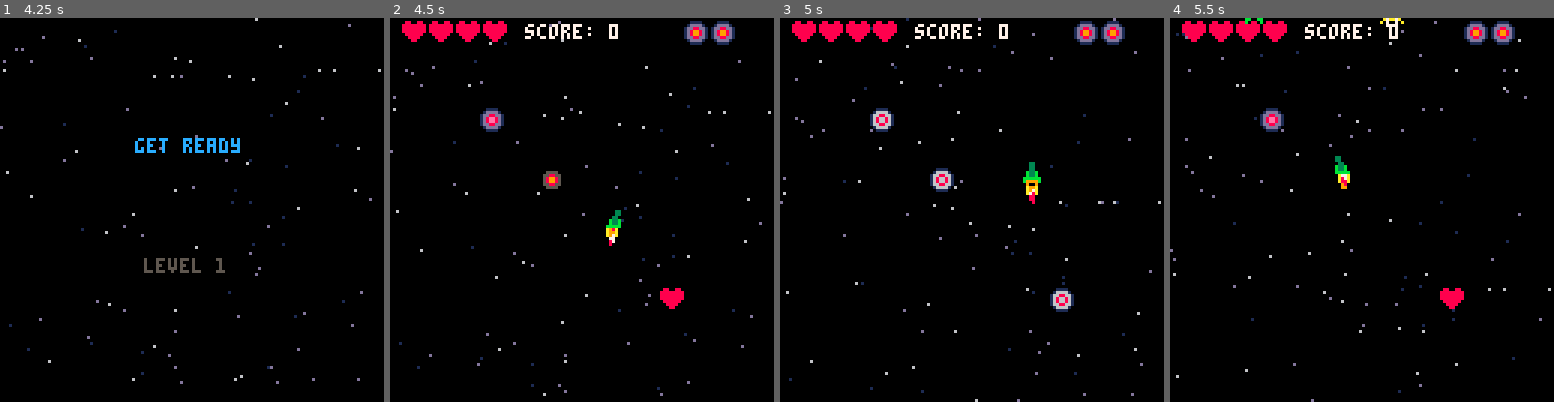
Above: before the commit, frames 1-4 (left to right).
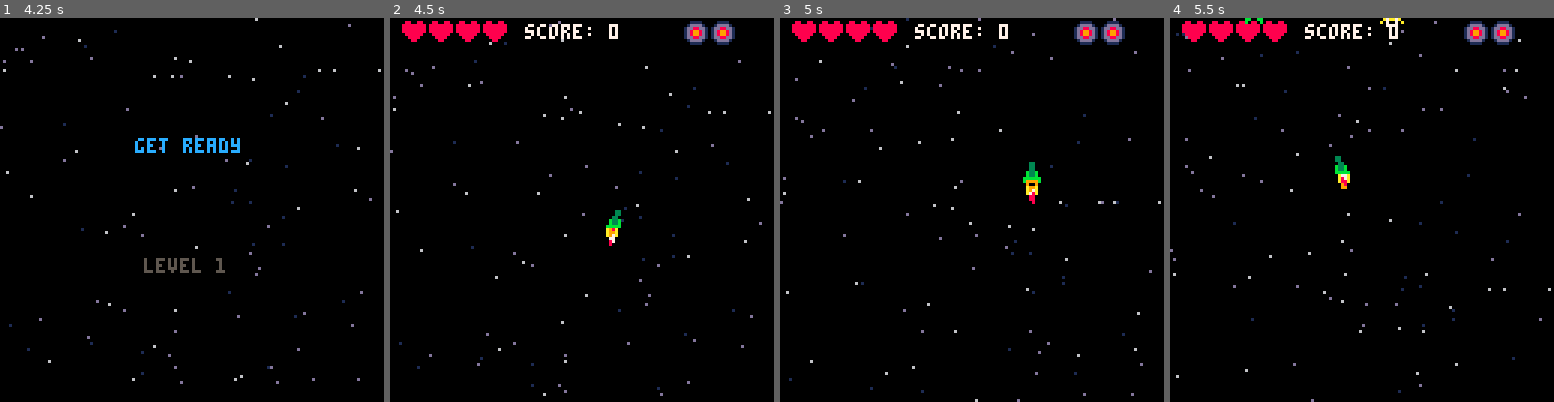
Above: after the commit, the same moments.

Repository: mathyousee/theyre-coming-p8
Game: PICO-8 cartridge theyrecoming.p8
Same seed, same stepped clock (60 frames per second), same inputs: the game is played once before the commit and once after it.
Inputs:
- Up to frame 1 (4.25 s): tap X (X key) at 0.33, 1.07, 1.85, 2.97, 4.08 s; tap O (Z key) at 0.7, 1.7, 2.1, 2.5, 2.9, 3.3, 3.7, 4.1 s; hold Right 1.6-2.1 s; hold Up 2.15-2.42 s; hold Right 2.47-3.03 s; hold Left 3.08-3.58 s; hold Down 3.63-3.97 s; hold Right from 4.02 s (still down)
- Up to frame 2 (4.5 s): keep holding Right
- Up to frame 3 (5 s): tap O (Z key) at 4.5, 4.9 s; release Right at 4.68 s; hold Up from 4.73 s (still down)
- Up to frame 4 (5.5 s): release Up at 5.03 s; hold Left from 5.08 s (still down); tap X (X key) at 5.2 s; tap O (Z key) at 5.3 s

Frame 1 is identical in both runs. In frame 2, 0.8% of the frame differs, in the area x 23-77%, y 23-76%; in frame 3, 1.0%, in the area x 23-77%, y 23-77%; in frame 4, 0.6%.

Commit message:
added powerup drops

Diff:
--- a/theyrecoming.p8
+++ b/theyrecoming.p8
@@ -16,14 +16,23 @@
   initstarfield()
  weapons={}
   add(weapons,{cd=4,d=1,sp=33,swc=10,id=1})
-  add(weapons,{cd=8,d=2,sp=35,swc=9,id=2})
-  add(weapons,{cd=12,d=5,sp=36,swc=8,id=3})
+  add(weapons,{cd=2,d=1,sp=34,swc=10,id=2})
+  add(weapons,{cd=8,d=2,sp=35,swc=9,id=3})
+  add(weapons,{cd=12,d=5,sp=36,swc=8,id=4})
  etypes={}
 	 add(etypes,{s=25,dx=.15,dy=1.5,sw=7,sh=7,smin=25,smax=28,hp=10,en=1})
 	 add(etypes,{s=25,dx=-.15,dy=1.5,sw=7,sh=7,smin=25,smax=28,hp=8,en=2})
 	 add(etypes,{s=9,dx=0,dy=2,sw=7,smin=9,smax=13,hp=1,en=3})
 	 add(etypes,{s=9,dx=0,dy=3,sw=7,smin=9,smax=13,hp=1,en=4})
 	 add(etypes,{s=41,dx=0,dy=3.5,sw=7,smin=41,smax=44,hp=2,en=5})
+ utypes={}
+  add(utypes,{sp=17,utype="pw",sw=8,id=1})
+  add(utypes,{sp=18,utype="pw",sw=8,id=2})
+  add(utypes,{sp=19,utype="pw",sw=8,id=3})
+  add(utypes,{sp=20,utype="pw",sw=8,id=4})
+  add(utypes,{sp=21,utype="sq",sw=8,id=0})
+  add(utypes,{sp=22,utype="life",sw=8,id=0})
+
 end
 
 function startgame()
@@ -52,9 +61,9 @@
  enemies={}
  flashes={}
  powerups={}
- add(powerups,{x=30,y=30,sp=19,sw=8,utype="pw",id=3})
- add(powerups,{x=50,y=50,sp=21,sw=8,utype="sq",id=3})
- add(powerups,{x=90,y=90,sp=22,sw=8,utype="life"})
+-- add(powerups,{x=30,y=30,sp=19,sw=8,utype="pw",id=3})
+-- add(powerups,{x=50,y=50,sp=21,sw=8,utype="sq",id=3})
+-- add(powerups,{x=90,y=90,sp=22,sw=8,utype="life"})
  nextenemy=30
  levelcountdown=120
 end
@@ -133,6 +142,10 @@
      explode(i.x+4,i.y+4,4)
      add(flashes,{x=b.x,y=b.y,r=1,dr=1,mr=3})
 
+     if rnd(100)>90 then
+      gen_powerup(b.x,b.y)
+     end
+
      del(enemies,b)
      del(pb,i)
 
@@ -152,6 +165,11 @@
   p.nb=pw.cd
   sfx(0)
  end
+
+ --[[debug
+ if btnp(4) then
+  gen_powerup(p.x,p.y-50)
+ end]]
 
  --check for powerups
 
@@ -312,6 +330,13 @@
  mysw.r=1
  mysw.tr=30
  add(shwaves,mysw)
+end
+
+function gen_powerup(pux,puy)
+ local r=0 ut={}
+ r=ceil(rnd(4+4-p.l))
+ ut=utypes[r]
+ add(powerups,{x=pux,y=puy,sp=ut.sp,sw=ut.sw,utype=ut.utype,id=ut.id})
 end
 -->8
 --graphics
Not shown, changed: the thumbnail (__label__) section of theyrecoming.p8
